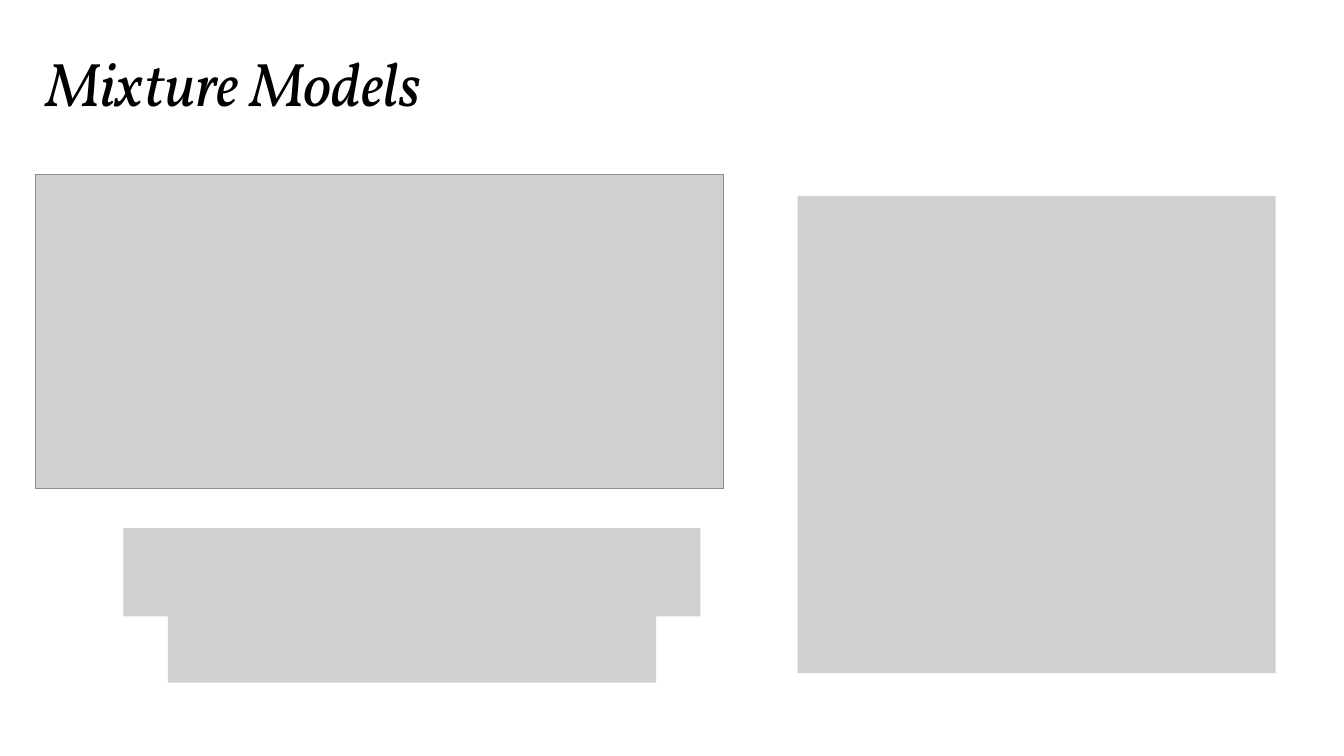
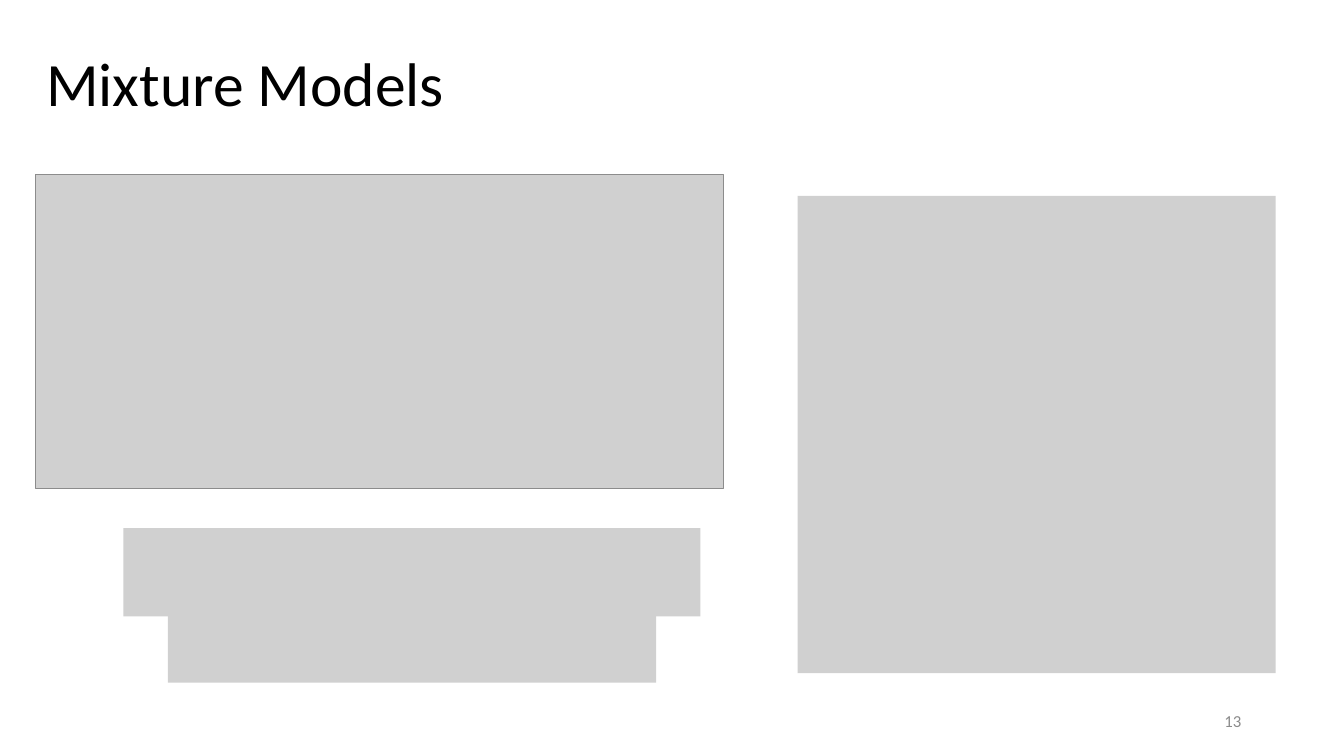
Before and after one commit to SmaragdaDimitrakopoulou/Paper-Presentation, a slide deck: slide 13 of presentation.pptx (slide 6 before the commit). Drawn at 1344x756 pixels with LibreOffice and Linux fonts; fonts in the diff are those of the drawing; grey boxes stand for pictures. Boxes give left, top, right and bottom in pixels: in the first picture for what was removed or moved away, otherwise in the second. Text is boxed around its words. In the diff, an @@ line names an element or a change of style, - is before the commit and + after.

```diff
--- a/presentation.pptx
+++ b/presentation.pptx
@@ text "Mixture Models" at [46,63,444,107]: font Vollkorn to Calibri, italic off @@
@@ page number added at [1224,716,1241,727], 12 pt, text #8C8C8C @@
+13
```
Also in this commit, not shown: 12 other slides changed, 13 slides added, 6 slides removed, 1 other file.
